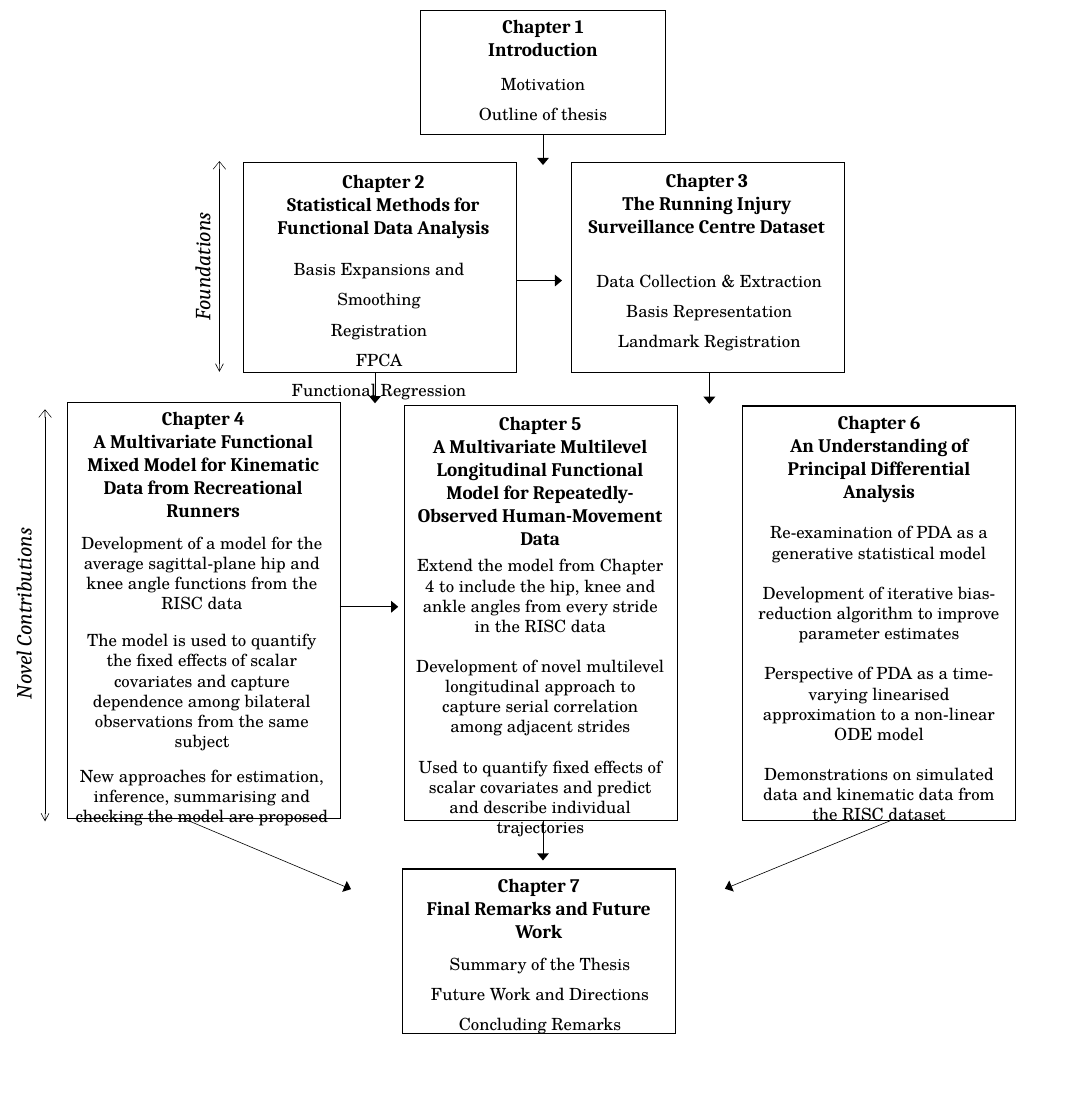
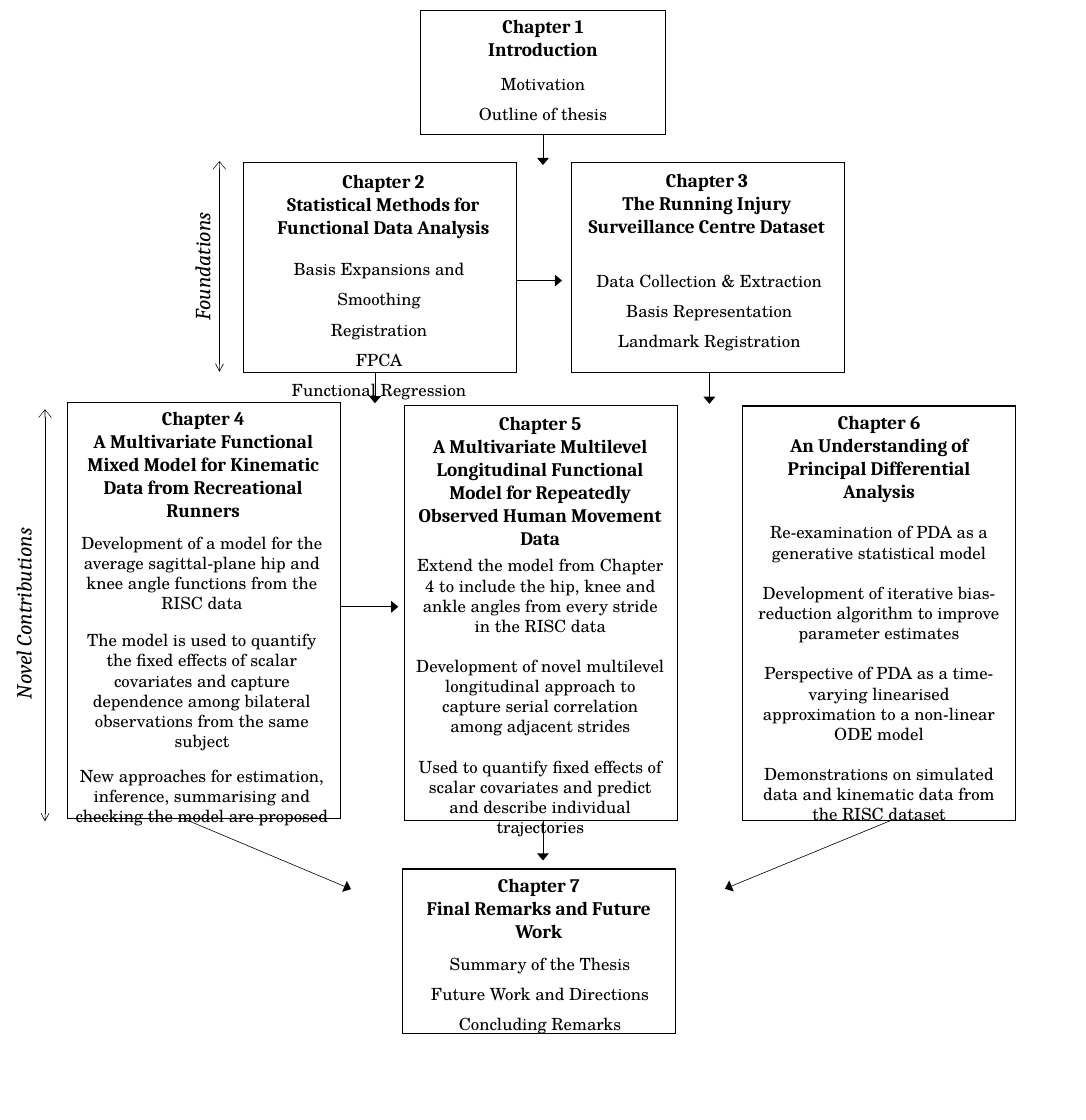
Before and after one commit to FAST-ULxNUIG/thesis-chapt-1-2, a slide deck: slide 1 of figures/outline-of-thesis-diagram.pptx. Drawn at 1086x1120 pixels with LibreOffice and Linux fonts; fonts in the diff are those of the drawing. Boxes give left, top, right and bottom in pixels: in the first picture for what was removed or moved away, otherwise in the second. Text is boxed around its words. In the diff, an @@ line names an element or a change of style, - is before the commit and + after.

```diff
--- a/figures/outline-of-thesis-diagram.pptx
+++ b/figures/outline-of-thesis-diagram.pptx
@@ text at [419,439,661,545]: text changed @@
-A Multivariate Multilevel Longitudinal Functional Model for Repeatedly-Observed Human-Movement Data
+A Multivariate Multilevel Longitudinal Functional Model for Repeatedly Observed Human Movement Data
```
Also in this commit, not shown: 1 other file.
